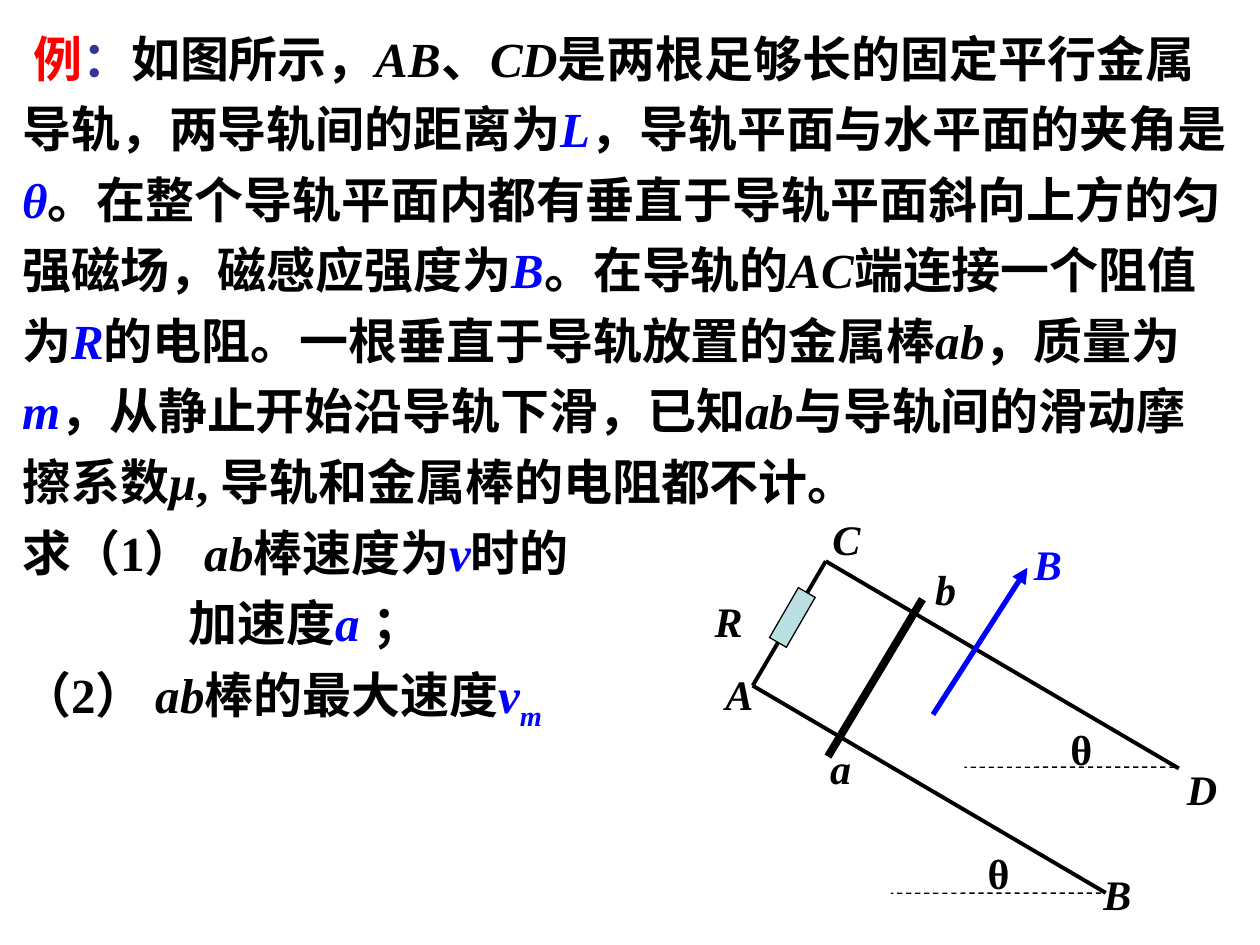
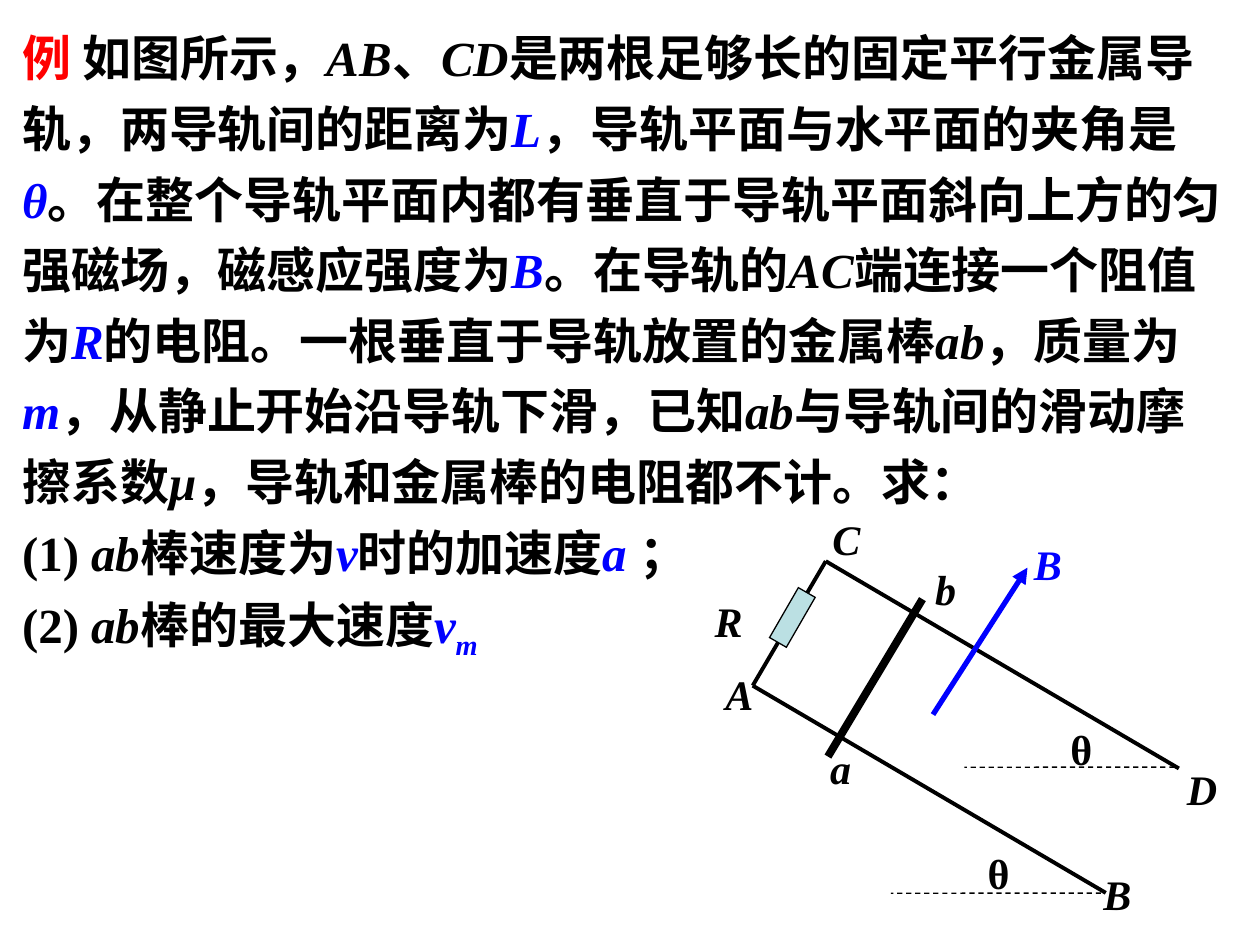
Before and after one commit to saddestboy/wuli2, a slide deck: slide 27 of 4.5A电磁感应问题的综合应用/习题课 电磁感应规律的综合应用.ppt (slide 25 before the commit). Drawn at 1260x945 pixels with LibreOffice and Linux fonts; fonts in the diff are those of the drawing. Boxes give left, top, right and bottom in pixels: in the first picture for what was removed or moved away, otherwise in the second. Text is boxed around its words. In the diff, an @@ line names an element or a change of style, - is before the commit and + after.

```diff
--- a/4.5A电磁感应问题的综合应用/习题课 电磁感应规律的综合应用.ppt
+++ b/4.5A电磁感应问题的综合应用/习题课 电磁感应规律的综合应用.ppt
@@ text at (22,34,1222,653): text changed @@
-例：如图所示，AB、CD是两根足够长的固定平行金属导轨，两导轨间的距离为L，导轨平面与水平面的夹角是θ。在整个导轨平面内都有垂直于导轨平面斜向上方的匀强磁场，磁感应强度为B。在导轨的AC端连接一个阻值为R的电阻。一根垂直于导轨放置的金属棒ab，质量为m，从静止开始沿导轨下滑，已知ab与导轨间的滑动摩擦系数μ, 导轨和金属棒的电阻都不计。
-求（1） ab棒速度为v时的
-加速度a ；
-（2） ab棒的最大速度vm
+例 如图所示，AB、CD是两根足够长的固定平行金属导轨，两导轨间的距离为L，导轨平面与水平面的夹角是θ。在整个导轨平面内都有垂直于导轨平面斜向上方的匀强磁场，磁感应强度为B。在导轨的AC端连接一个阻值为R的电阻。一根垂直于导轨放置的金属棒ab，质量为m，从静止开始沿导轨下滑，已知ab与导轨间的滑动摩擦系数μ，导轨和金属棒的电阻都不计。求：
+(1) ab棒速度为v时的加速度a ；
+(2) ab棒的最大速度vm
```
Also in this commit, not shown: 17 other slides changed, 6 slides added, 9 slides removed.
